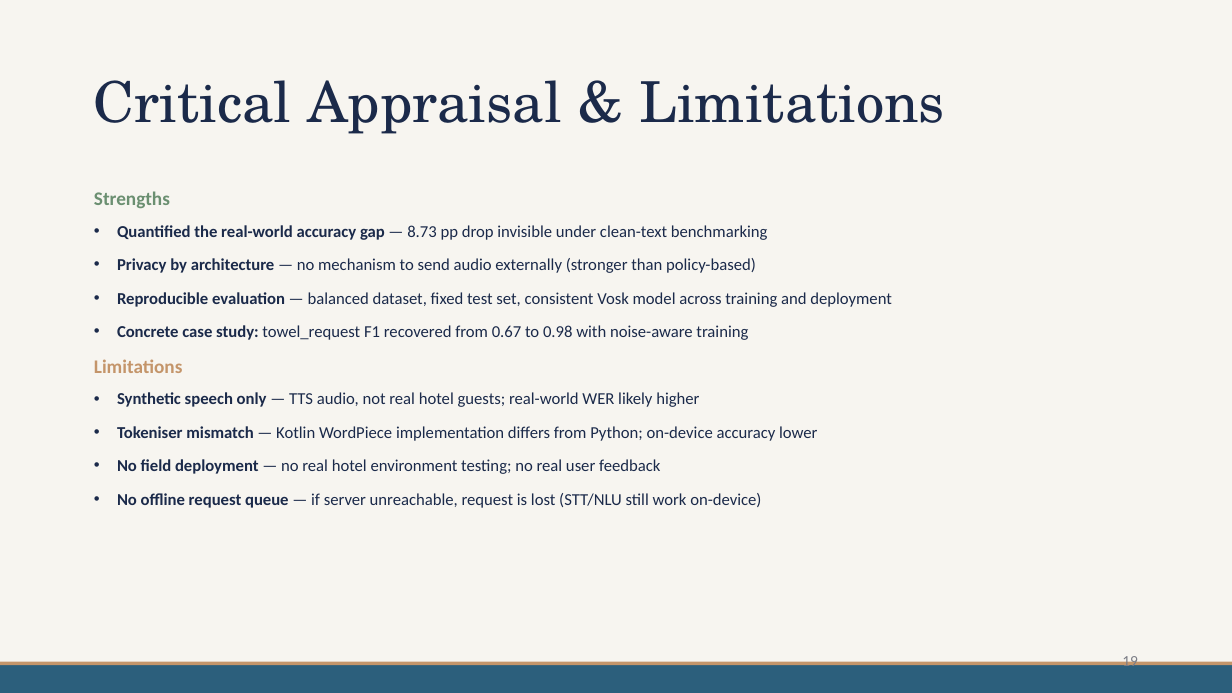
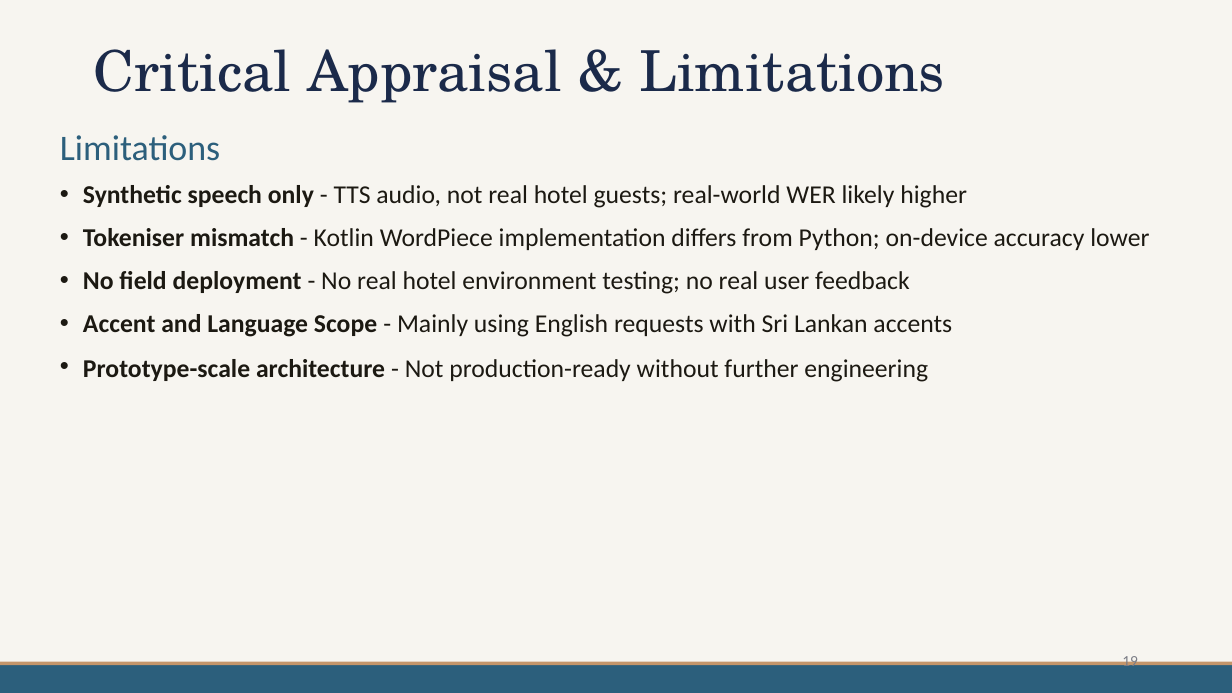
Before and after one commit to mdpw/msc-research, a slide deck: slide 19 of documents/Viva Presentation.pptx. Drawn at 1232x693 pixels with LibreOffice and Linux fonts; fonts in the diff are those of the drawing. Boxes give left, top, right and bottom in pixels: in the first picture for what was removed or moved away, otherwise in the second. Text is boxed around its words. In the diff, an @@ line names an element or a change of style, - is before the commit and + after.

Commit message:
Update ppt

```diff
--- a/documents/Viva Presentation.pptx
+++ b/documents/Viva Presentation.pptx
@@ title "Critical Appraisal & Limitations" moved from (x1=94, y1=80, x2=945, y2=134) to (x1=94, y1=49, x2=945, y2=103) @@
@@ text "Limitations" moved from (x1=94, y1=191, x2=892, y2=508) to (x1=60, y1=135, x2=1149, y2=382) @@
@@ text at (x1=60, y1=135, x2=220, y2=161): size 15 to 28 pt, text colour #C4956A to #2C5F7C, bold off in "Limitations" @@
@@ text at (x1=83, y1=185, x2=1149, y2=382): text changed; size 13 to 20 pt; text colour #1B2A4A to #1C1912 @@
-• Synthetic speech only — TTS audio, not real hotel guests; real-world WER likely higher
-• Tokeniser mismatch — Kotlin WordPiece implementation differs from Python; on-device accuracy lower
-• No field deployment — no real hotel environment testing; no real user feedback
-• No offline request queue — if server unreachable, request is lost (STT/NLU still work on-device)
+• Synthetic speech only - TTS audio, not real hotel guests; real-world WER likely higher
+• Tokeniser mismatch - Kotlin WordPiece implementation differs from Python; on-device accuracy lower
+• No field deployment - No real hotel environment testing; no real user feedback
+• Accent and Language Scope - Mainly using English requests with Sri Lankan accents
+• Prototype-scale architecture - Not production-ready without further engineering
@@ text at (x1=94, y1=191, x2=892, y2=340): paragraphs removed @@
-Strengths
-• Quantified the real-world accuracy gap — 8.73 pp drop invisible under clean-text benchmarking
-• Privacy by architecture — no mechanism to send audio externally (stronger than policy-based)
-• Reproducible evaluation — balanced dataset, fixed test set, consistent Vosk model across training and deployment
-• Concrete case study: towel_request F1 recovered from 0.67 to 0.98 with noise-aware training
```
Also in this commit, not shown: 17 other slides changed, 2 slides added, 2 slides removed.
